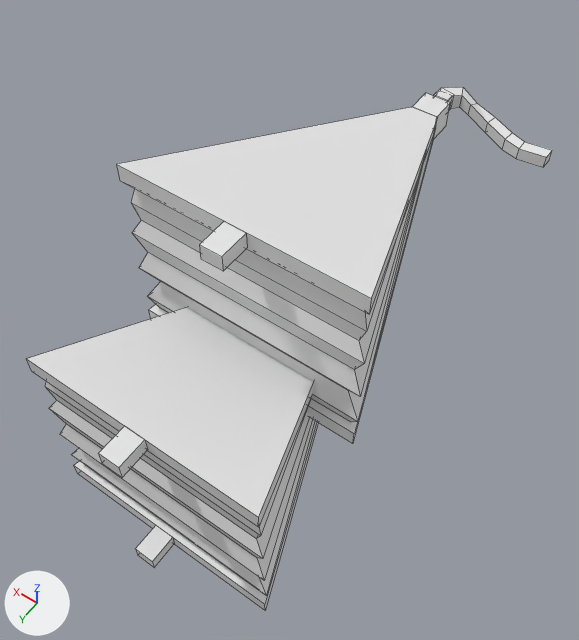
Two versions of the Blender file res/blendFiles/house/bellow/bigBellow.blend, one commit apart.
Rendered twice from a 50 mm lens placed at (-8.25, 14.6, 18.59), pointed at (-0.44, 3.67, 1.43). Arrows for +X, +Y and +Z are at lower left; the lights stay in place. Mesh edges are drawn as thin lines.

Before the edit, the objects in view are built like this:
```python
me_cube = bpy.data.meshes.new('Cube')
me_cube.from_pydata(...)  # 66 vertices, 59 faces; spans x -8.3..8.3, y 0.0..23.8, z -8.5..6.7
me_cube.materials.append(mat_material)  # white #e7e7e7
me_cube_001 = bpy.data.meshes.new('Cube.001')
me_cube_001.from_pydata(...)  # 48 vertices, 44 faces; spans x -8.9..1.0, y -3.7..1.0, z -1.3..1.0
me_cube_002 = bpy.data.meshes.new('Cube.002')
me_cube_002.from_pydata(...)  # 66 vertices, 59 faces; spans x -8.3..8.3, y 0.0..23.8, z -8.5..6.7
me_cube_002.materials.append(mat_material)  # white #e7e7e7
ob_bellow = bpy.data.objects.new('Bellow', me_cube)
ob_bellow.location = (0.0, 0.0, 0.0)
ob_bellow.scale = (0.427, 0.42, 0.395)
ob_bellow_001 = bpy.data.objects.new('Bellow.001', me_cube_002)
ob_bellow_001.location = (0.0, -4.0, 3.32)
ob_bellow_001.scale = (0.427, 0.42, 0.395)
ob_cube_001 = bpy.data.objects.new('Cube.001', me_cube_001)
ob_cube_001.location = (0.0, -4.36, 2.92)
ob_cube_001.scale = (0.428, 0.428, 0.428)
```
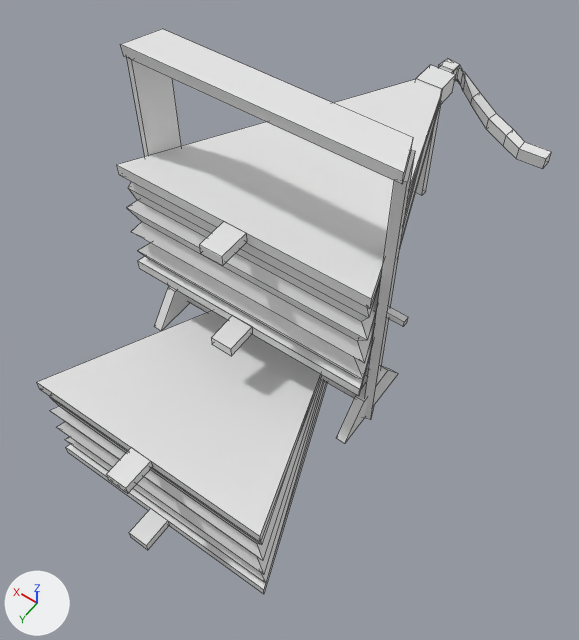
What differs and where, as boxes (x1, y1, x2, y2) in the pictures (579 x 640 px):
```json
{"object": "Bellow.001", "change": "moved, rescaled", "before": [117, 107, 437, 443], "after": [117, 79, 442, 396]}
{"object": "Bellow", "change": "rescaled", "before": [27, 308, 318, 610], "after": [37, 311, 327, 594], "on screen": "6% shorter"}
{"object": "Cube", "change": "added", "after": [121, 29, 552, 443]}
{"object": "Cube.001", "change": "deleted", "before": [412, 87, 552, 167]}
```

Edits to the scene script, one JSON object a line:
```json
{"op": "add", "block": "me_cube_004", "code": ["me_cube_004 = bpy.data.meshes.new('Cube.004')", "me_cube_004.from_pydata(...)  # 116 vertices, 96 faces; spans x -1.0..1.0, y -19.2..2.7, z -61.1..1.0"]}
{"op": "set", "path": "ob_bellow_001.location", "old": "(0.0, -4.0, 3.32)", "new": "(0.0, -4.0, 4.32)"}
{"op": "set", "path": "ob_bellow_001.scale", "old": "(0.427, 0.42, 0.395)", "new": "(0.427, 0.42, 0.243)"}
{"op": "remove", "block": "ob_cube_001", "code": ["ob_cube_001 = bpy.data.objects.new('Cube.001', me_cube_001)", "ob_cube_001.location = (0.0, -4.36, 2.92)", "ob_cube_001.scale = (0.428, 0.428, 0.428)"]}
{"op": "set", "path": "ob_bellow.scale", "old": "(0.427, 0.42, 0.395)", "new": "(0.427, 0.42, 0.243)"}
{"op": "add", "block": "ob_cube", "code": ["ob_cube = bpy.data.objects.new('Cube', me_cube_004)", "ob_cube.location = (0.0, 3.88, 8.59)", "ob_cube.scale = (3.93, 0.506, 0.142)"]}
```
